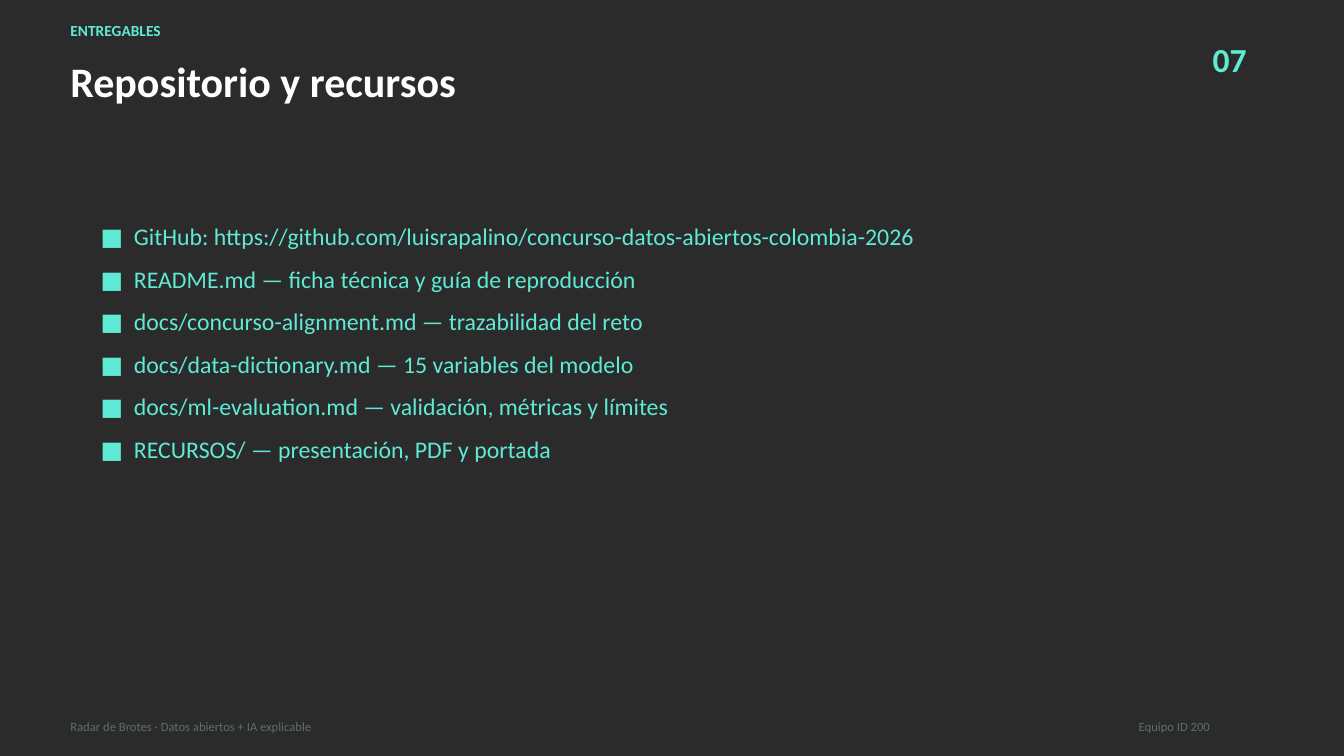
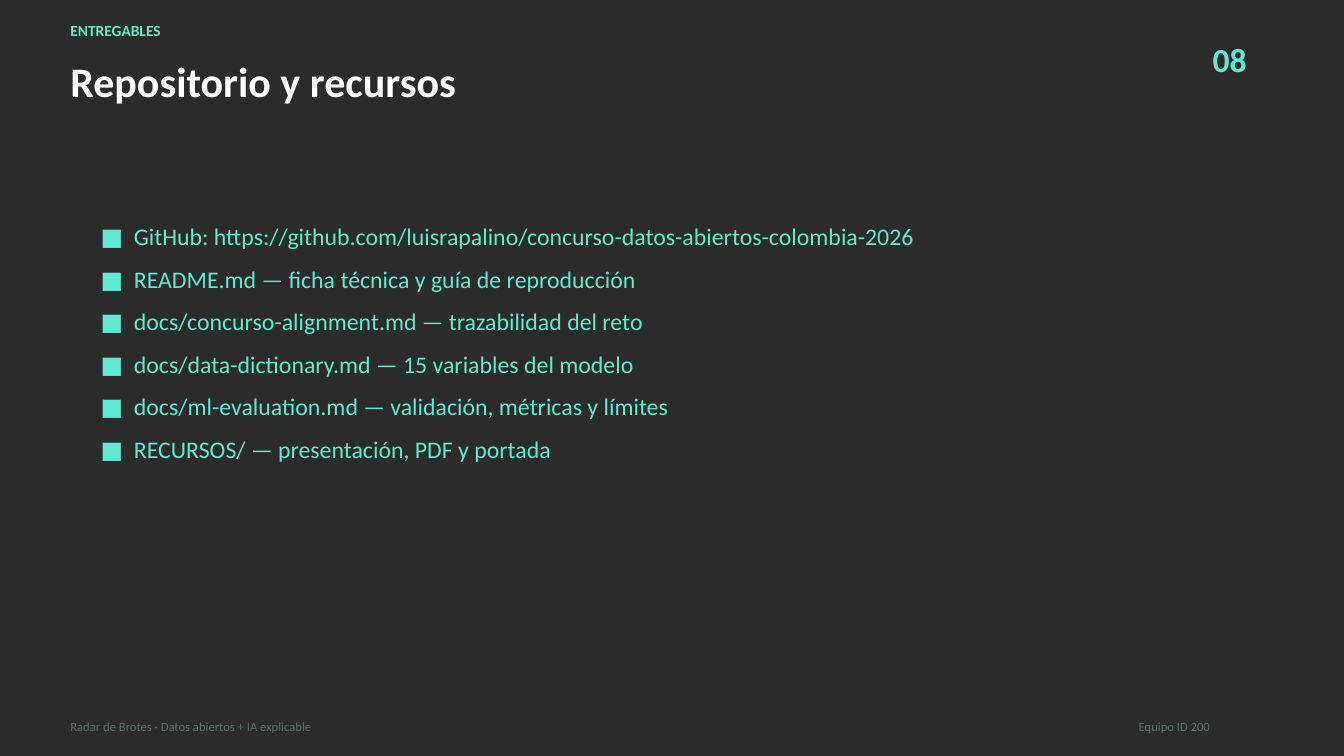
Before and after one commit to luisrapalino/concurso-datos-abiertos-colombia-2026, a slide deck: slide 9 of RECURSOS/Presentacion.pptx (slide 8 before the commit). Drawn at 1344x756 pixels with LibreOffice and Linux fonts; fonts in the diff are those of the drawing; background and template pictures are left out; a plain dark background stands for a picture behind light text. Boxes give left, top, right and bottom in pixels: in the first picture for what was removed or moved away, otherwise in the second. Text is boxed around its words. In the diff, an @@ line names an element or a change of style, - is before the commit and + after.

```diff
--- a/RECURSOS/Presentacion.pptx
+++ b/RECURSOS/Presentacion.pptx
@@ text at [1213, 49, 1247, 73]: text changed @@
-07
+08
```
Also in this commit, not shown: 3 other slides changed, 1 slide added, 2 other files.
